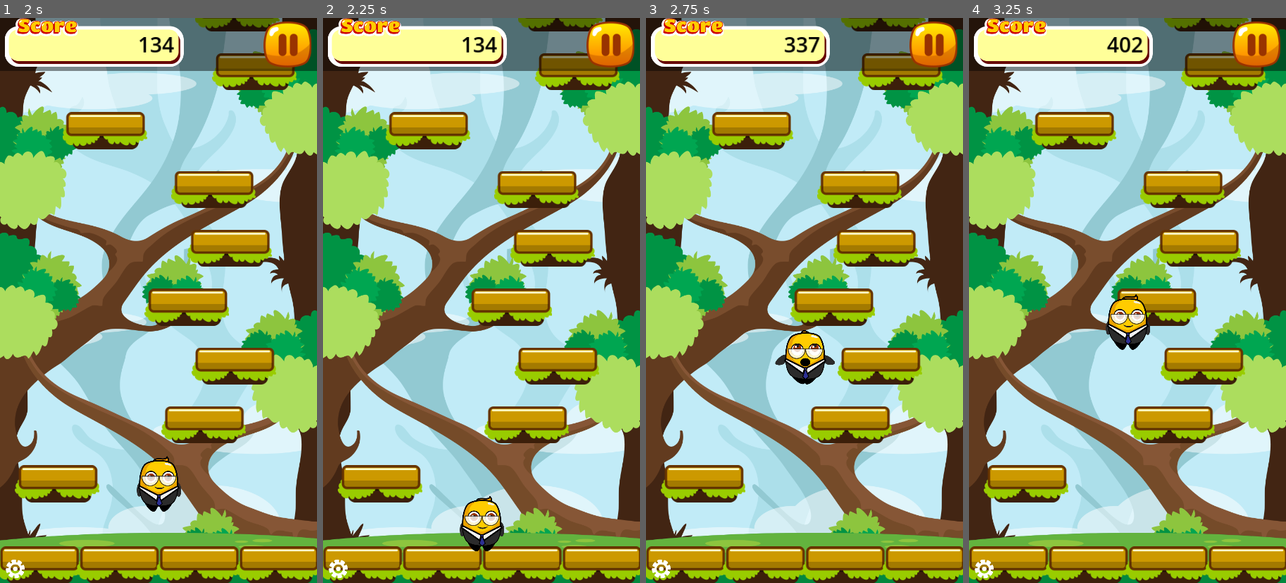
Above: before the commit, frames 1-4 (left to right).
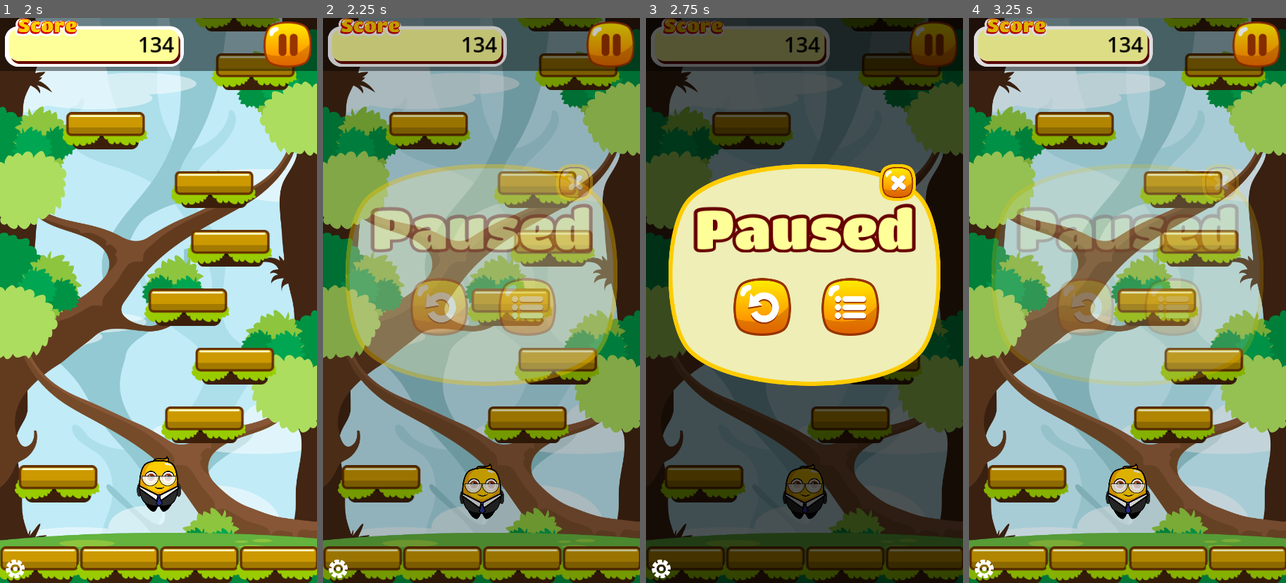
Above: after the commit, the same moments.

Repository: Velcronator/Jumper-Jam
Game: Godot game, scene res://scenes/Main.tscn
Two runs of this game, one before a commit and one after it. Both use one fixed random seed, a clock stepped at 60 frames per second and the inputs below.
Inputs (mouse positions are in pixels of both pictures, inside the frame that each line leads up to):
- Up to frame 1 (2 s): hold D (move_right) 0.53-1.25 s; click (158, 396) at 1.25 s
- Up to frame 2 (2.25 s): click (611, 46) at 2 s
- Up to frame 3 (2.75 s): no input
- Up to frame 4 (3.25 s): click (1086, 306) at 2.77 s

Frame 1 is identical in both runs. In frame 2, 89% of the frame differs, in the area x 0-100%, y 0-100%; in frame 3, 99%; in frame 4, 69%.

Commit message:
Pause Screen Buttons

Diff:
--- a/scenes/Screens.tscn
+++ b/scenes/Screens.tscn
@@ -9,6 +9,7 @@
 [sub_resource type="LabelSettings" id="LabelSettings_3fcn3"]
 
 [node name="Screens" type="CanvasLayer"]
+process_mode = 3
 layer = 101
 script = ExtResource("1_30enm")
 
--- a/scripts/Game.gd
+++ b/scripts/Game.gd
@@ -1,6 +1,7 @@
 extends Node2D
 
 signal player_died(score, highscore)
+signal pause_game
 
 @onready var level_generator = $LevelGenerator
 @onready var ground_sprite = $GroundSprite
@@ -22,6 +23,7 @@
 # variables
 var score : int = 0
 var highscore : int
+var save_file_path = "user://highscore.save"
 
 func _ready():
 	viewport_size = get_viewport_rect().size
@@ -38,7 +40,10 @@
 
 	hud.visible = false
 	hud.set_score(0)
+	hud.pause_game.connect(_on_hud_pause_game)
 	ground_sprite.visible = false
+
+	load_score()
 
 func _process(_delta):
 	if Input.is_action_just_pressed("quit"):
@@ -49,8 +54,7 @@
 	#Calculate score
 	if player:
 		if score < (viewport_size.y - player.global_position.y):
-			score = (viewport_size.y - player.global_position.y)
-			print(score)
+			score = int(viewport_size.y - player.global_position.y)
 			hud.set_score(score)
 
 func new_game():
@@ -95,12 +99,14 @@
 	# score and highscore
 	if score > highscore:
 		highscore = score
+		save_score()
 	player_died.emit(score, highscore)
 
 
 func reset_game():
 	ground_sprite.visible = false
 	hud.set_score(0)
+	hud.visible = false
 	level_generator.reset_level()
 	if player != null:
 		player.queue_free()
@@ -109,3 +115,22 @@
 	if camera != null:
 		camera.queue_free()
 		camera = null
+
+func save_score():
+	var file = FileAccess.open(save_file_path, FileAccess.WRITE)
+	file.store_var(highscore)
+	print("Saving highscore to disk...")
+	file.close()
+
+func load_score():
+	if FileAccess.file_exists(save_file_path):
+		var file = FileAccess.open(save_file_path, FileAccess.READ)
+		highscore = file.get_var()
+		print("Loaded highscore from file: " + str(highscore))
+		file.close()
+	else:
+		print("Save file doesn't exist, setting highscore to 0")
+		highscore = 0
+
+func _on_hud_pause_game():
+	pause_game.emit()
--- a/scripts/Main.gd
+++ b/scripts/Main.gd
@@ -6,7 +6,7 @@
 func _ready():
 	screens.start_game.connect(_on_screens_start_game)
 	screens.delete_level.connect(_on_screens_delete_level)
-
+	game.pause_game.connect(on_game_pause_game)
 	game.player_died.connect(_on_game_player_died)
 
 func _on_screens_start_game():
@@ -19,3 +19,7 @@
 
 func _on_screens_delete_level():
 	game.reset_game()
+
+func on_game_pause_game():
+	get_tree().paused = true
+	screens.pause_game()
--- a/scripts/Screens.gd
+++ b/scripts/Screens.gd
@@ -31,12 +31,18 @@
 			await(get_tree().create_timer(0.5).timeout)
 			start_game.emit()
 		"PauseRetry":
-			print("PauseRetry button is pressed")
-			change_screen(game_over_screen)
+			change_screen(null)
+			await(get_tree().create_timer(0.75).timeout)# normal pause amount plus 0.25
+			get_tree().paused = false
+			start_game.emit()
 		"PauseBack":
-			print("PauseBack button is pressed")
+			change_screen(title_screen)
+			get_tree().paused = false
+			delete_level.emit()
 		"PauseClose":
-			print("PauseClose button is pressed")
+			change_screen(null)
+			await(get_tree().create_timer(0.75).timeout)# normal pause amount plus 0.25
+			get_tree().paused = false
 		"GameOverRetry":
 			change_screen(null)
 			await(get_tree().create_timer(0.5).timeout)
@@ -66,3 +72,6 @@
 	game_over_score_label.text = "Score: " + str(score)
 	game_over_highscore_label.text = "Best: " + str(highscore)
 	change_screen(game_over_screen)
+
+func pause_game():
+	change_screen(pause_screen)
--- a/scripts/base_screen.gd
+++ b/scripts/base_screen.gd
@@ -11,6 +11,7 @@
 func appear():
 	visible = true
 	var tween = get_tree().create_tween()
+	tween.set_pause_mode(Tween.TWEEN_PAUSE_PROCESS)
 	tween.tween_property(self, "modulate:a", 1.0 , fade_duration)
 	return tween
 
@@ -18,5 +19,6 @@
 func  disappear():
 	get_tree().call_group("buttons", "set_disabled", true)
 	var tween = get_tree().create_tween()
+	tween.set_pause_mode(Tween.TWEEN_PAUSE_PROCESS)
 	tween.tween_property(self, "modulate:a", 0.0 , fade_duration)
 	return tween
--- a/scripts/hud.gd
+++ b/scripts/hud.gd
@@ -1,4 +1,6 @@
 extends Control
+
+signal pause_game
 
 @onready var topbar = $TopBar
 @onready var topbar_bg = $TopBarBG
@@ -27,7 +29,7 @@
 
 
 func _on_pause_button_pressed() -> void:
-	pass # Replace with function body.
+	pause_game.emit()
 
 func set_score(new_score: int):
 	score_label.text = str(new_score)
